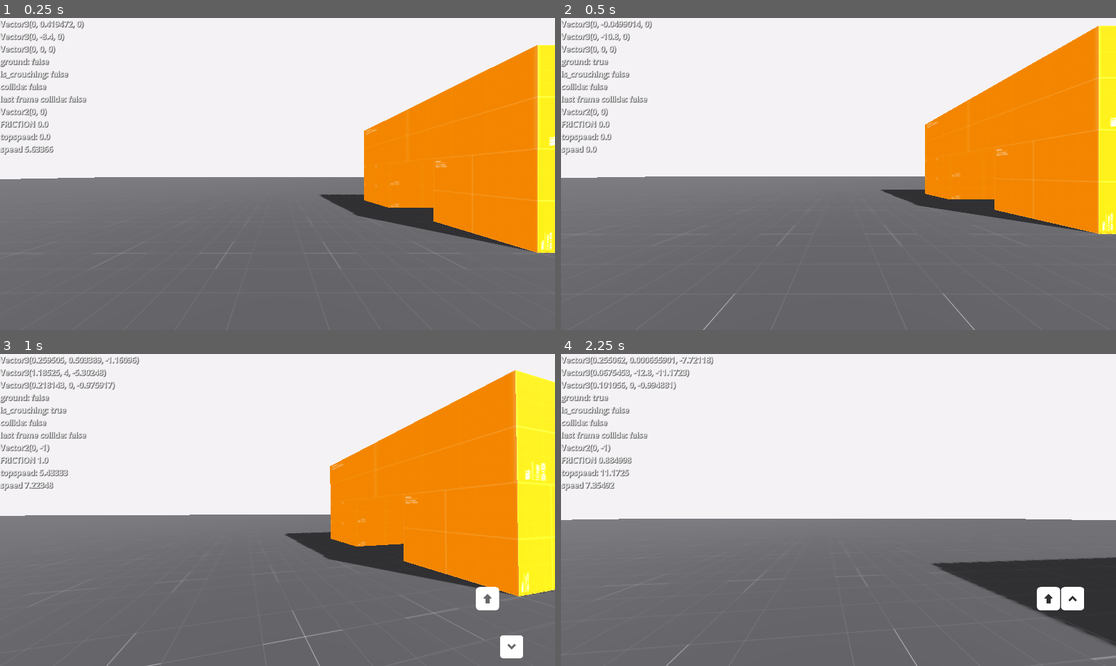
Above: before the commit, frames 1-4 (two rows, left to right).
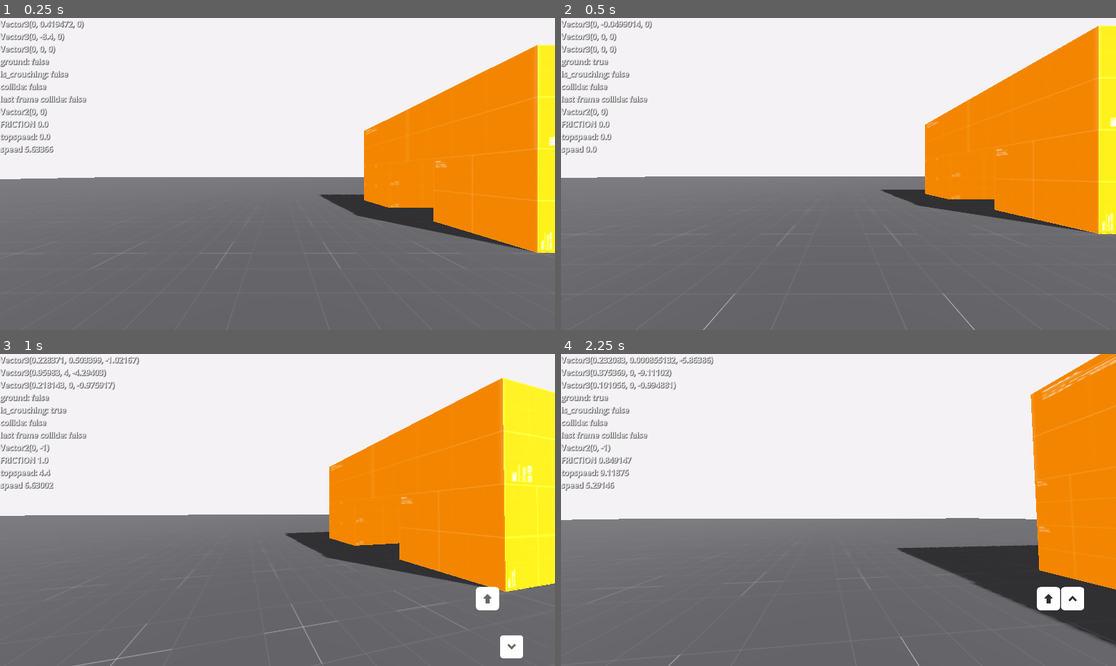
Above: after the commit, the same moments.

Repository: LunaticReisen/GodotSourceMovement
Game: Godot game, scene res://test_lab.tscn
Two runs of this game, one before a commit and one after it. Both use one fixed random seed, a clock stepped at 60 frames per second and the inputs below.
Inputs (mouse positions are in pixels of both pictures, inside the frame that each line leads up to):
- Up to frame 1 (0.25 s): no input
- Up to frame 2 (0.5 s): no input
- Up to frame 3 (1 s): move the mouse to (305, 510) at 0.52 s; hold W (move_forward) from 0.53 s (still down); hold Ctrl (crouch) from 0.53 s (still down); tap Space (jump) at 0.77 s
- Up to frame 4 (2.25 s): keep holding W (move_forward); move the mouse to (810, 510) at 1.27 s; release Ctrl (crouch) at 1.28 s; tap Ctrl (crouch) at 1.35 s; tap Space (jump) at 1.52 s; move the mouse to (849, 503) at 2.02 s; hold Shift (dash) from 2.03 s (still down)

Frame 1 is identical in both runs. In frame 2, less than 0.1% of the frame differs, in the area x 7-13%, y 4-8%; in frame 3, 3.9%; in frame 4, 12%, in the area x 4-100%, y 0-100%.

Commit message:
Update 1.2
Almost done!
Add 2 line to fix werid gravity problem
Change some speed number to make it more smooth

Diff:
--- a/scripts/player.gd
+++ b/scripts/player.gd
@@ -10,12 +10,18 @@
 extends CharacterBody3D
 
 @export_subgroup("speed")
-@export var AIR_ADD_SPEED :float = 5
-@export var WALK_SPEED :float = 10
+@export var AIR_ADD_SPEED :float = 4
+@export var WALK_SPEED :float = 6
+@export var DASH_SPEED :float = 15
+@export var JUMP_FORCE :float = 10
 var CROUCH_SPEED :float = 5
-@export var DASH_SPEED :float = 15
-@export var MAX_SPEED :float = 20
-@export var JUMP_FORCE :float = 10
+
+@export_subgroup("crouch")
+@export var CROUCH_MAX_SPEED :float = 3
+@export var CROUCH_AIR_ADD_SPEED : float = 4
+@export var CROUCH_HEIGHT : float = .8			#crouch height
+@export var CAMERA_HEIGHT :float = 1.2			#crouch camera height
+var stand_height : float = 1.5
 
 @export_subgroup("accelration")
 @export var RUN_ACCEL :float = 14
@@ -26,32 +32,29 @@
 @export var AIR_CONTROL :float = 0
 @export var FRICTION :float = 6
 
-@export_subgroup("crouch")
-@export var CROUCH_MAX_SPEED :float = 3
-@export var CROUCH_AIR_ADD_SPEED : float = 5
-@export var CROUCH_HEIGHT : float = .8			#crouch height
-@export var CAMERA_HEIGHT :float = 1.2			#crouch camera height
-var stand_height : float = 1.5
-
 @export_subgroup("sensitrivity")
 @export var MOUSE_SENSITRIVITY = 2
-#TODO: CONTROLLER SUPPORT
-var CONTORLLER_SENSITRIVITY = 700
-
 
 #DEBUG
-@onready var collider_shape :CollisionShape3D = $Collider
-@onready var ceilingcast :RayCast3D = $Root/CeilingCast
-@onready var ceilingcast2 :RayCast3D = $Root/CeilingCast2
-@onready var collider : CapsuleShape3D
+@export_subgroup("DEBUG")
+@export var gravity = 34
+#region debug
+@onready var collider_shape :CollisionShape3D = $Collider		#collider
+@onready var collider : CapsuleShape3D							#collider shape
+@onready var ceilingcast :RayCast3D = $Root/CeilingCast			#fornt raycast
+@onready var ceilingcast2 :RayCast3D = $Root/CeilingCast2		#back raycast
 @onready var head = $Root
-@export_subgroup("DEBUG")
-@export var _air_controlAdditionForward :float = 32
-@export var gravity = 30
-var vel : Vector3 = Vector3.ZERO
-var TOP_SPEED :float = 0
+
+var _air_controlAdditionForward :float = 32
+var topspeed :float = 0
 var currentspeed : float
 var player_friction :float = 0
+
+var vel : Vector3 = Vector3.ZERO
+var appliedVelocity : Vector3
+var DEBUG_origin_transform :Vector3
+var DEBUG_wishdir :Vector3
+
 var _wishJump : bool = false
 var _jumpQueue : bool = false
 var is_falling : bool = false
@@ -62,15 +65,16 @@
 var is_last_frame_collide :bool = false
 var is_collide :bool = false
 var collide :bool = false
-@export var normal_height : float = 1
-var appliedVelocity : Vector3
-var DEBUG_origin_transform :Vector3
+
 var raw_input
-var DEBUG_wishdir :Vector3
 var dir
+
+#crouch timer
 var t1 : float
 var t2 : float
-
+#endregion
+
+#hud signal
 signal DEBUGING_
 
 func _ready():
@@ -102,8 +106,8 @@
 	handel_crouch(delta)
 	var udp :Vector3 = vel
 	udp.y = 0
-	if(udp.length() > TOP_SPEED):
-		TOP_SPEED = udp.length()
+	if(udp.length() > topspeed):
+		topspeed = udp.length()
 
 func process_movement(delta) -> void:
 	raw_input = Input.get_vector("move_left", "move_right", "move_forward", "move_back")	#Initialize
@@ -126,6 +130,10 @@
 	var wish_speed : float = wish_dir.length()
 	wish_speed *= currentspeed
 	accelerate(wish_dir, wish_speed, RUN_ACCEL, delta)
+
+	#fix werid gravity problem, reset velocity.y
+	if (is_on_floor()):
+		vel.y = 0
 
 	if (_wishJump):
 		vel.y = JUMP_FORCE
@@ -155,7 +163,7 @@
 		accel = AIR_DECCEL
 	else :
 		accel = AIR_ACCEL
-	#forward&backward to accelerate
+	#left or right move to accelerate
 	if (dir.z == 0.0 and dir.x != 0.0):
 		if (wish_speed > STARFE_SPEED):
 			wish_speed = STARFE_SPEED
@@ -170,6 +178,7 @@
 func air_control(wish_dir : Vector3, wish_speed : float, delta) -> void:
 	if(abs(raw_input.y) < 0.1 or abs(wish_speed) < 0.1 ):
 		return
+	#speed too slow can't not accelerate
 	if(vel.dot(wish_dir) <= 0.2):
 		return
 	var zspeed: float= vel.y
@@ -186,7 +195,7 @@
 		vel.z = vel.z *speed + wish_dir.z * k
 		vel = vel.normalized()
 	vel.x *= speed
-	vel.y  = zspeed # Note this line
+	vel.y  = zspeed # Notice this line
 	vel.z *= speed
 
 func accelerate(wish_dir : Vector3, wish_speed : float, accel : float, delta) -> void:
@@ -195,12 +204,12 @@
 	var _currentspeed : float
 	# control crouch max speed
 	# if crouch speed lower than 5, it will not accelerate, so i just clamp it
-	#TODO
 	if(is_crouching):
 		if (velocity.length() > CROUCH_MAX_SPEED and is_on_floor()):
 			return
 		if(!is_on_floor() and velocity.length() > CROUCH_AIR_ADD_SPEED):
 			return
+
 	_currentspeed = vel.dot(wish_dir)
 	addspeed = wish_speed - _currentspeed
 	if(addspeed <= 0):
@@ -233,7 +242,7 @@
 	if (speed > 0) :
 		newspeed /= speed
 
-	player_friction = newspeed
+	player_friction = newspeed #debug
 	vel.x *= newspeed
 	vel.z *= newspeed
 
@@ -326,5 +335,5 @@
 	+ "last frame collide: " + var_to_str(is_last_frame_collide) + "\n" \
 	+ var_to_str(raw_input) + "\n" \
 	+ "FRICTION " + var_to_str(player_friction) + "\n" \
-	+ "topspeed: " + var_to_str(TOP_SPEED) + "\n" \
+	+ "topspeed: " + var_to_str(topspeed) + "\n" \
 	+ "speed " + var_to_str(velocity.length()) )
--- a/test_lab.tscn
+++ b/test_lab.tscn
@@ -29,10 +29,7 @@
 
 [node name="Player" parent="." instance=ExtResource("1_4ahgw")]
 transform = Transform3D(1, 0, 0, 0, 1, 0, 0, 0, 1, 0, 1, 0)
-AIR_ADD_SPEED = 6.0
-WALK_SPEED = 6.0
 AIR_CONTROL = 0.3
-CROUCH_AIR_ADD_SPEED = 6.0
 gravity = 36
 
 [node name="Level" type="Node" parent="."]
